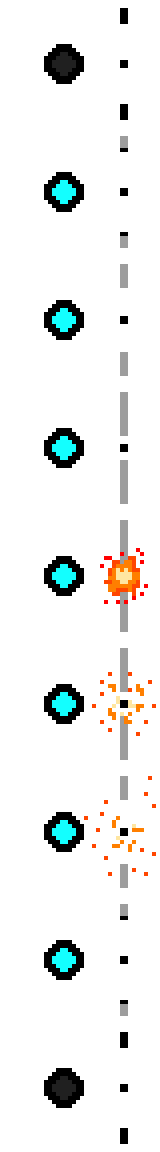
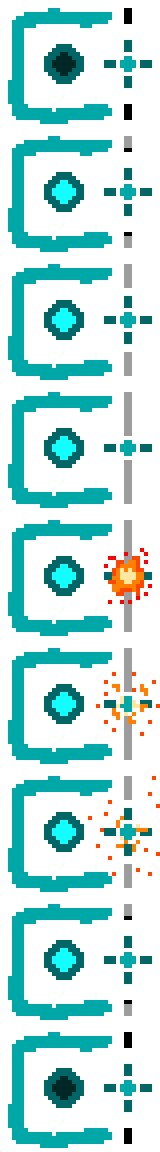
Two versions of the same layered image (160 × 1152). Layer-by-layer changes:
removed layer "Background copy" over left=44, top=392, right=128, bottom=504
painted on "Background" over left=8, top=8, right=160, bottom=1148
